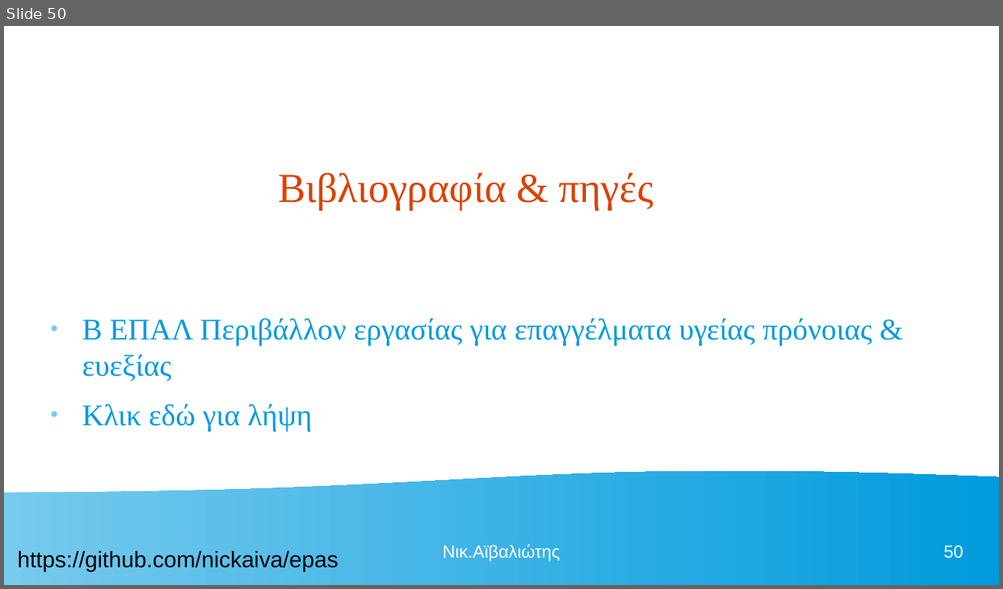
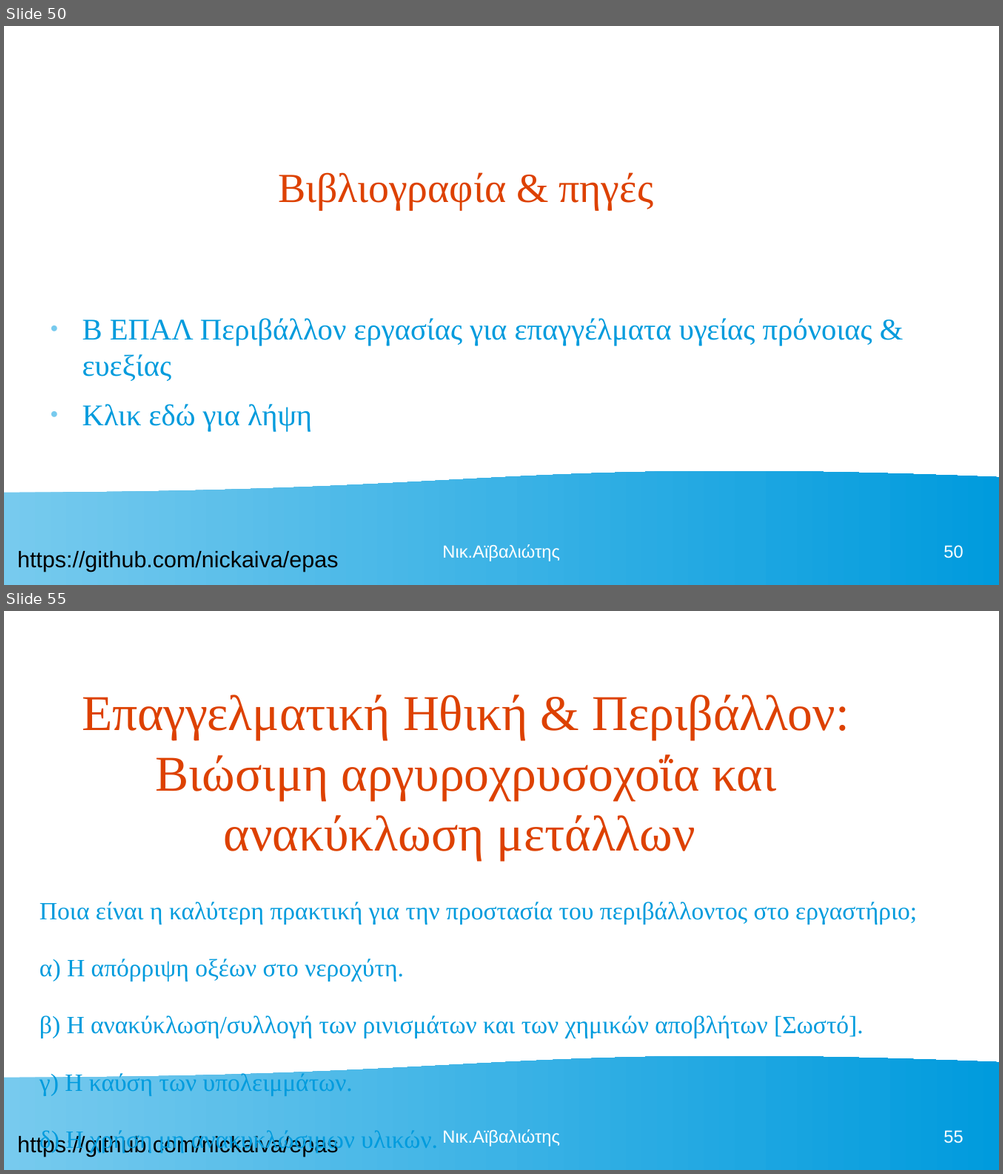
Before and after one commit to nickaiva/epas, a slide deck: ΠΕΡΙΒΑΛΛΟΝ ΕΡΓΑΣΙΑΣ.odp. Shown one above the other, each under a label of ours: slide 50 before the commit, slides 50 and 55 after it; the slides between them are not shown. The pictures are 1003x589 and 1003x1174 pixels, drawn with LibreOffice and Linux fonts; fonts in the diff are those of the drawing. Boxes give left, top, right and bottom in pixels: in the first picture for what was removed or moved away, otherwise in the second. Text is boxed around its words. In the diff, an @@ line names an element or a change of style, - is before the commit and + after.

```diff
--- a/ΠΕΡΙΒΑΛΛΟΝ ΕΡΓΑΣΙΑΣ.odp
+++ b/ΠΕΡΙΒΑΛΛΟΝ ΕΡΓΑΣΙΑΣ.odp
@@ slide 55 added at (4,611,999,1170), background #FFFFFF; not listed: 2 template elements that a slide beside it also shows @@
@@ title added at (82,695,849,860), 40 pt, text #DD4100 @@
+Επαγγελματική Ηθική & Περιβάλλον: Βιώσιμη αργυροχρυσοχοΐα και ανακύκλωση μετάλλων
@@ text added at (40,902,916,1153), 19.8 pt, text #009BDD @@
+Ποια είναι η καλύτερη πρακτική για την προστασία του περιβάλλοντος στο εργαστήριο;
+α) Η απόρριψη οξέων στο νεροχύτη.
+β) Η ανακύκλωση/συλλογή των ρινισμάτων και των χημικών αποβλήτων [Σωστό].
+γ) Η καύση των υπολειμμάτων.
+δ) Η χρήση μη ανακυκλώσιμων υλικών.
@@ text added at (442,1130,560,1147), 14 pt, text #FFFFFF @@
+Νικ.Αϊβαλιώτης
@@ page number added at (943,1130,962,1144), 14 pt, text #FFFFFF @@
+55
```
Also in this commit, not shown: 6 other slides added, 2 other files.
